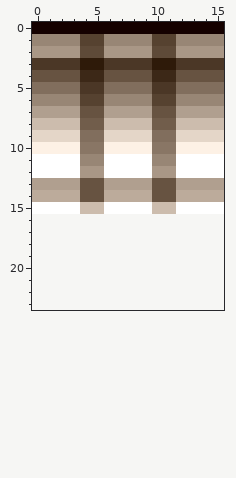
File history of a pixel-art sprite, objects/barrel/albedo.front.png. The picture above is the old version.
The file is 16x16 pixels. Colours within 5 levels of each other are drawn and written as one. The old version is drawn lined up with the new one, on the new canvas.
The same view after the edit:
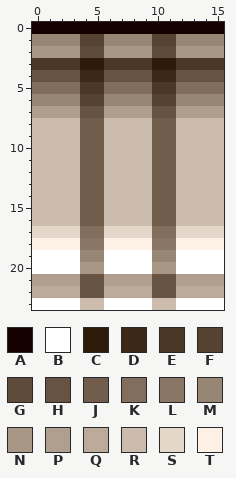
Palette (. is transparent): A #150100  B #ffffff  C #2e1a09  D #3c2817  E #4b3726  F #564230  G #5e4a38  H #675341  J #715d4b  K #816e5d  L #897665  M #988675  N #a99786  P #b09f8f  Q #bcab9b  R #ccbcad  S #e4d6c8  T #fdf1e5
Changes in this commit:
canvas 16x16 -> 16x24
y 9: x 0..15 SSSSKKSSSSKKSSSS -> RRRRJJRRRRJJRRRR
y 10: x 0..15 TTTTLLTTTTLLTTTT -> RRRRJJRRRRJJRRRR
y 11: x 0..15 BBBBMMBBBBMMBBBB -> RRRRJJRRRRJJRRRR
y 12: x 0..15 BBBBNNBBBBNNBBBB -> RRRRJJRRRRJJRRRR
y 13: x 0..15 PPPPHHPPPPHHPPPP -> RRRRJJRRRRJJRRRR
y 14: x 0..15 QQQQHHQQQQHHQQQQ -> RRRRJJRRRRJJRRRR
y 15: x 0..15 BBBBRRBBBBRRBBBB -> RRRRJJRRRRJJRRRR
y 16: x 0..15 ................ -> RRRRJJRRRRJJRRRR
y 17: x 0..15 ................ -> SSSSKKSSSSKKSSSS
y 18: x 0..15 ................ -> TTTTLLTTTTLLTTTT
y 19: x 0..15 ................ -> BBBBMMBBBBMMBBBB
y 20: x 0..15 ................ -> BBBBNNBBBBNNBBBB
y 21: x 0..15 ................ -> PPPPHHPPPPHHPPPP
y 22: x 0..15 ................ -> QQQQHHQQQQHHQQQQ
y 23: x 0..15 ................ -> BBBBRRBBBBRRBBBB
Changed places in both pictures, as pixel boxes (x1, y1, x2, y2):
changed: (32, 130, 224, 310)
